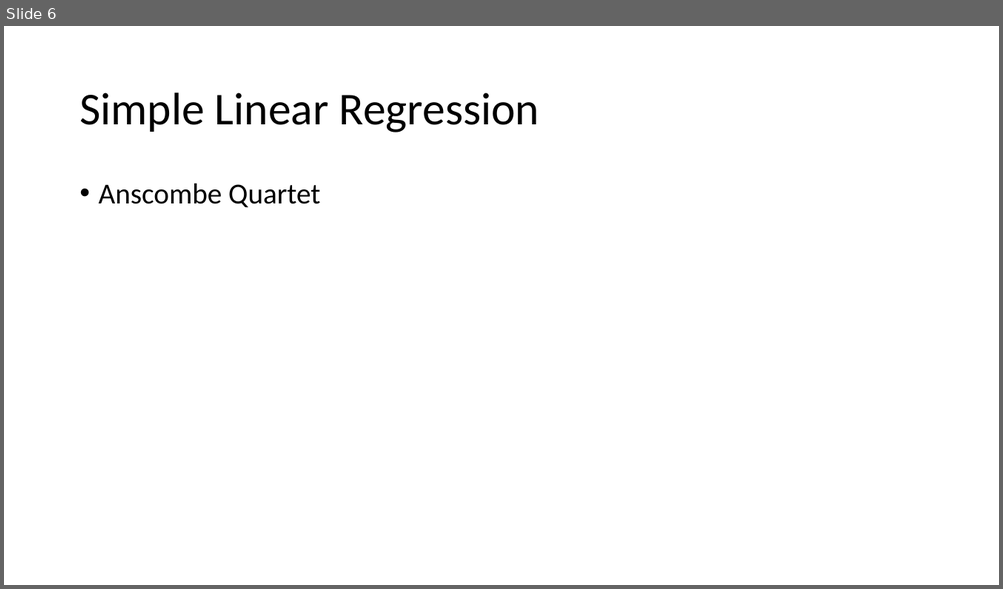
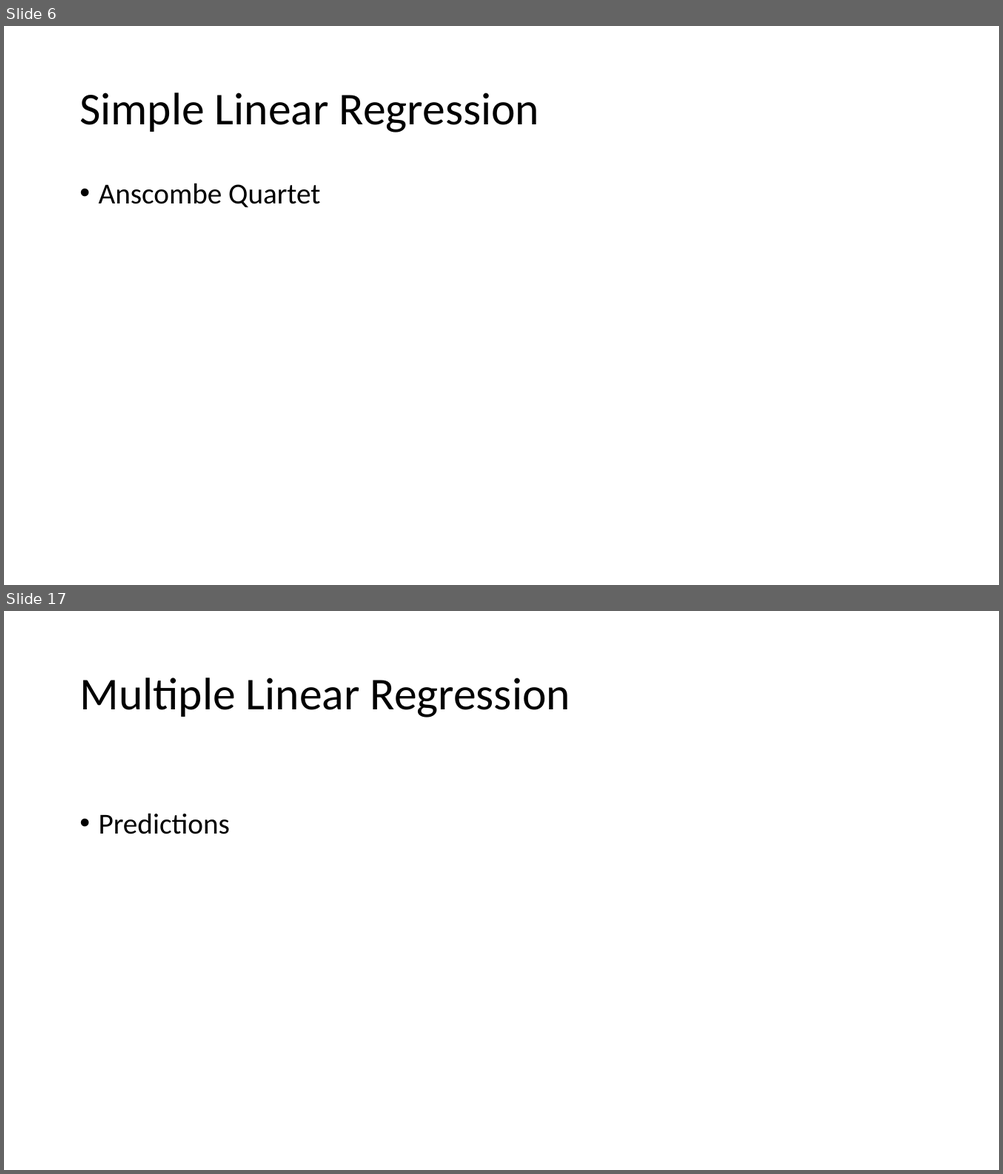
Before and after one commit to puneetjindal/r_python, a slide deck: acadgild/24-02-2017/Regression Analysis by example.pptx. Shown one above the other, each under a label of ours: slide 6 before the commit, slides 6 and 17 after it; the slides between them are not shown. The pictures are 1003x589 and 1003x1174 pixels, drawn with LibreOffice and Linux fonts; fonts in the diff are those of the drawing. Boxes give left, top, right and bottom in pixels: in the first picture for what was removed or moved away, otherwise in the second. Text is boxed around its words. In the diff, an @@ line names an element or a change of style, - is before the commit and + after.

Commit message:
Added sentiment analysis material and regression ppt

```diff
--- a/acadgild/24-02-2017/Regression Analysis by example.pptx
+++ b/acadgild/24-02-2017/Regression Analysis by example.pptx
@@ slide 17 added at box(4, 611, 999, 1170), background #FFFFFF @@
@@ title added at box(79, 678, 570, 718), 44 pt, text #000000 @@
+Multiple Linear Regression
@@ text added at box(99, 813, 230, 834), 28 pt, text #000000 @@
+• Predictions
```
Also in this commit, not shown: 2 slides changed, 26 other slides added, 16 other files.
